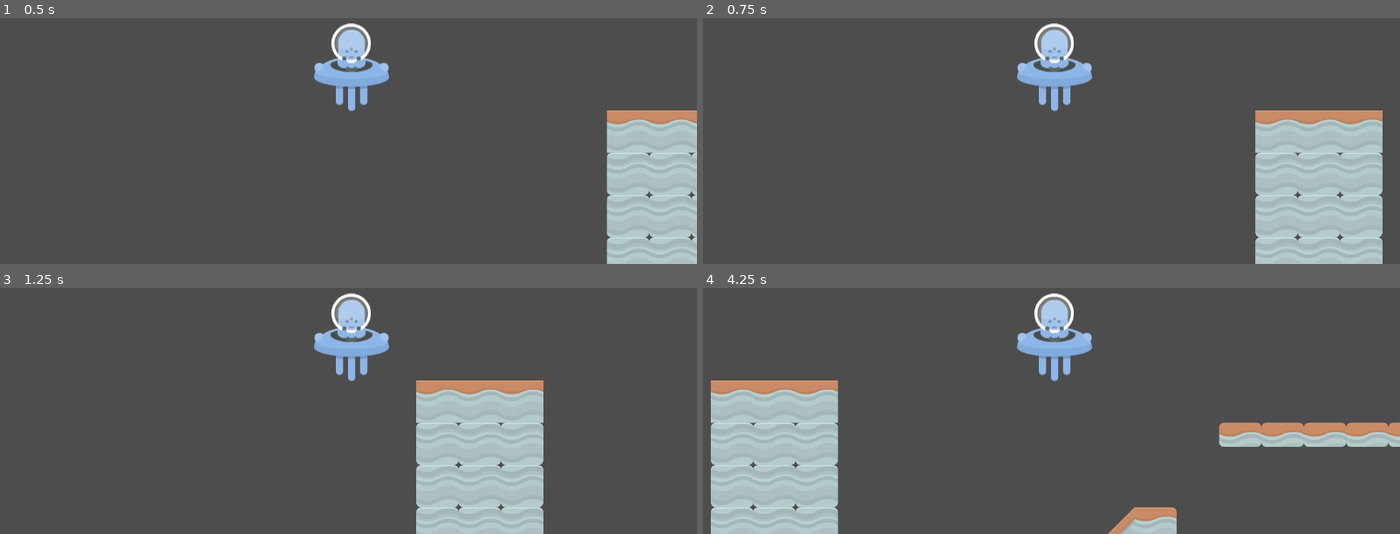
Above: before the commit, frames 1-4 (two rows, left to right).
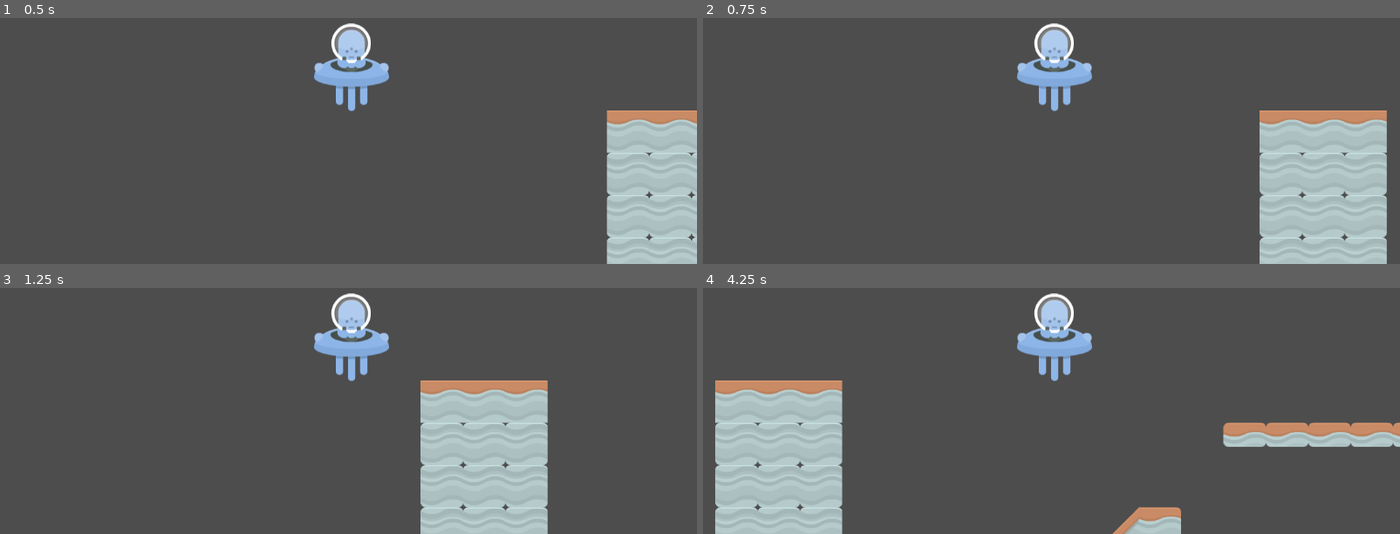
Above: after the commit, the same moments.

Repository: AlekssandherMax/godot-course
Game: Godot game, scene res://world.tscn
Two runs of this game, one before a commit and one after it. Both use one fixed random seed, a clock stepped at 60 frames per second and the inputs below.
Inputs:
- Up to frame 1 (0.5 s): no input
- Up to frame 2 (0.75 s): tap Enter (ui_accept) at 0.5 s; hold Right (ui_right) from 0.53 s (still down)
- Up to frame 3 (1.25 s): keep holding Right (ui_right); tap Enter (ui_accept) at 0.77 s
- Up to frame 4 (4.25 s): tap Enter (ui_accept) at 1.52, 3.02, 3.77 s; release Right (ui_right) at 2.03 s; hold Left (ui_left) 2.03-2.78 s; hold Right (ui_right) from 2.78 s (still down)

Frame 1 is identical in both runs. In frame 2, 1.1% of the frame differs, in the area x 79-99%, y 37-100%; in frame 3, 1.1%; in frame 4, 1.7%, in the area x 1-100%, y 37-100%.

Commit message:
Atualização no industrial

Diff:
--- a/godot-course/trilha-godot/plataformIndustrial/script/player.gd
+++ b/godot-course/trilha-godot/plataformIndustrial/script/player.gd
@@ -1,12 +1,13 @@
 extends CharacterBody2D
 
-
-const SPEED = 450.0
+@export var speed = 3
 
 # Get the gravity from the project settings to be synced with RigidBody nodes.
 func _physics_process(delta):
 	# Add the gravity.
 	var direction = Input.get_vector("ui_left", "ui_right","ui_up", "ui_down")
-	velocity = direction * SPEED
+	#velocity = direction * speed * 150
 
+	var targetVelocity = direction * speed * 150
+	velocity = lerp(velocity, targetVelocity, 0.5)
 	move_and_slide()
